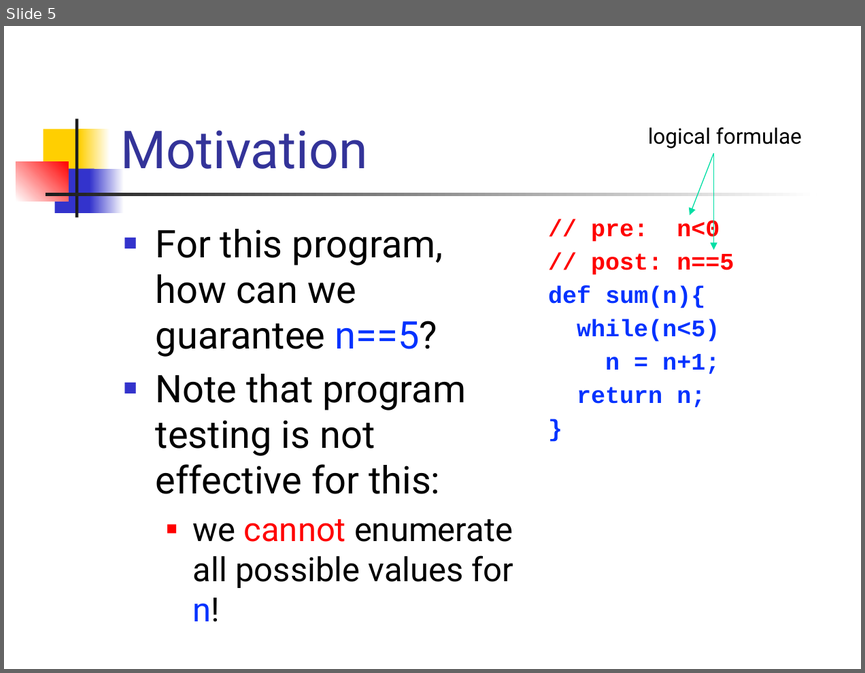
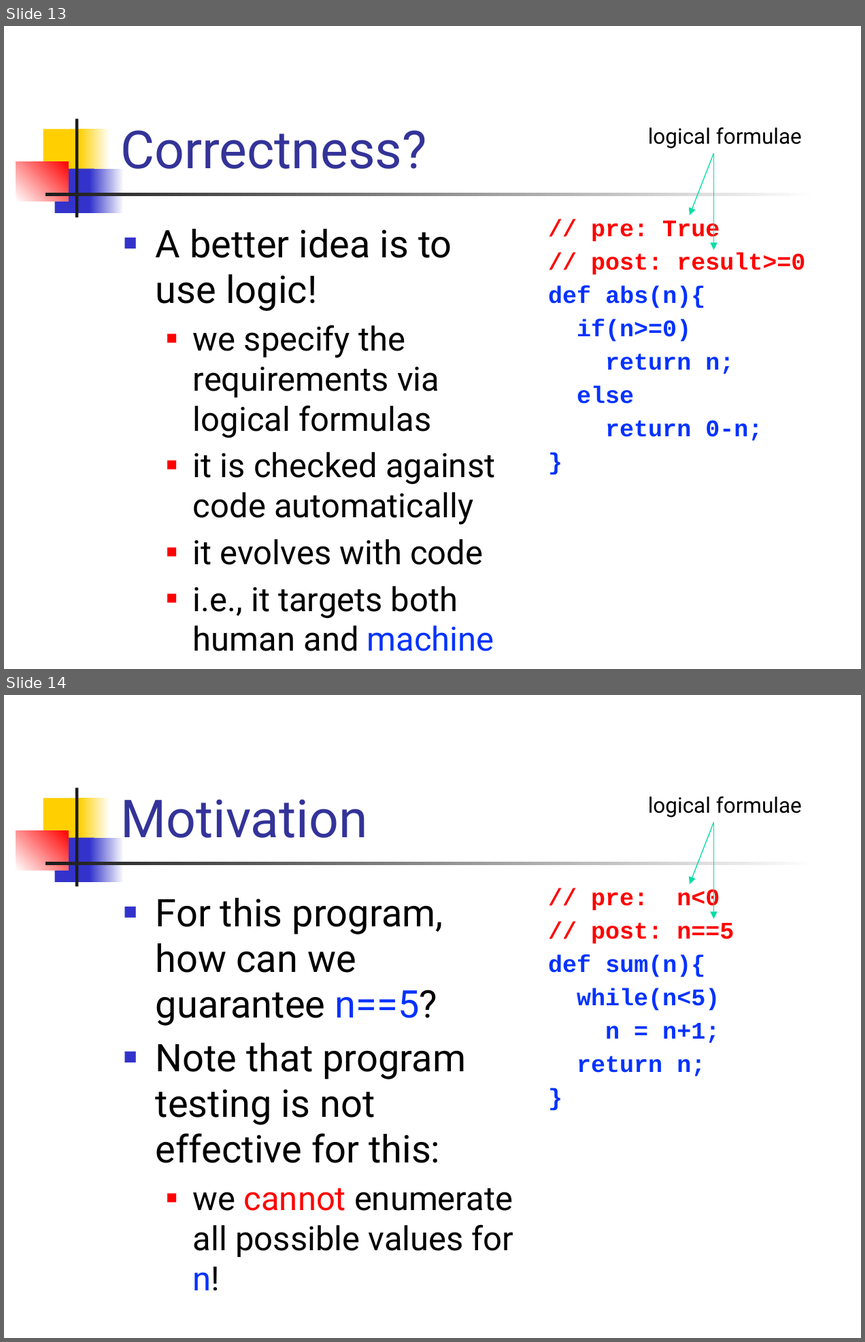
Before and after one commit to csslab-ustc/csslab-ustc.github.io, a slide deck: courses/theory/slides/lec18-hoare.pptx. Shown one above the other, each under a label of ours: slide 5 before the commit, slides 13 and 14 after it. The pictures are 865x673 and 865x1342 pixels, drawn with LibreOffice and Linux fonts; fonts in the diff are those of the drawing. Boxes give left, top, right and bottom in pixels: in the first picture for what was removed or moved away, otherwise in the second. Text is boxed around its words. In the diff, an @@ line names an element or a change of style, - is before the commit and + after.

```diff
--- a/courses/theory/slides/lec18-hoare.pptx
+++ b/courses/theory/slides/lec18-hoare.pptx
@@ slide 13 added at <box>4,26,861,669</box>, background #FFFFFF; not listed: 7 template elements that a slide beside it also shows @@
@@ text added at <box>648,127,802,148</box>, 18 pt, text #000000 @@
+logical formulae
@@ title added at <box>120,130,427,169</box>, 44 pt, text #333399 @@
+Correctness?
@@ arrow added from (713, 152) to (689, 215), #00DFA4 0.75 pt @@
@@ arrow added from (713, 152) to (713, 250), #00DFA4 0.75 pt @@
@@ text added at <box>156,229,495,618</box>, 28 pt, text #000000 @@
+■ A better idea is to use logic!
+  ■ we specify the requirements via logical formulas
+  ■ it is checked against code automatically
+  ■ it evolves with code
+  ■ i.e., it targets both human and machine
@@ text added at <box>548,219,805,441</box>, 20 pt, text #0432FF, bold @@
+// pre: True
+// post: result>=0
+def abs(n){
+if(n>=0)
+return n;
+else
+return 0-n;
+}
@@ what was slide 5 is now slide 14 @@
```
Also in this commit, not shown: 2 slides changed, 8 other slides added.
